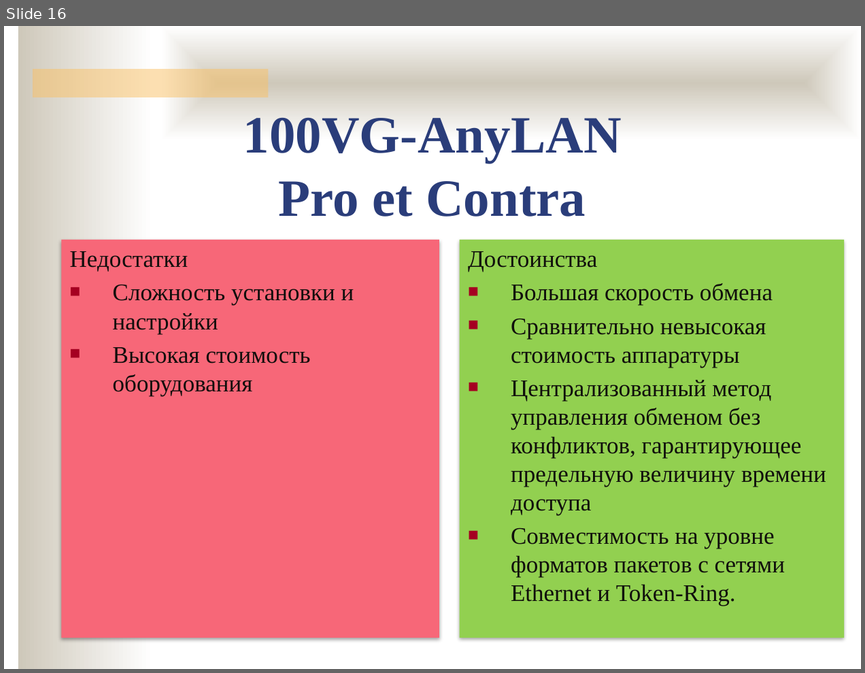
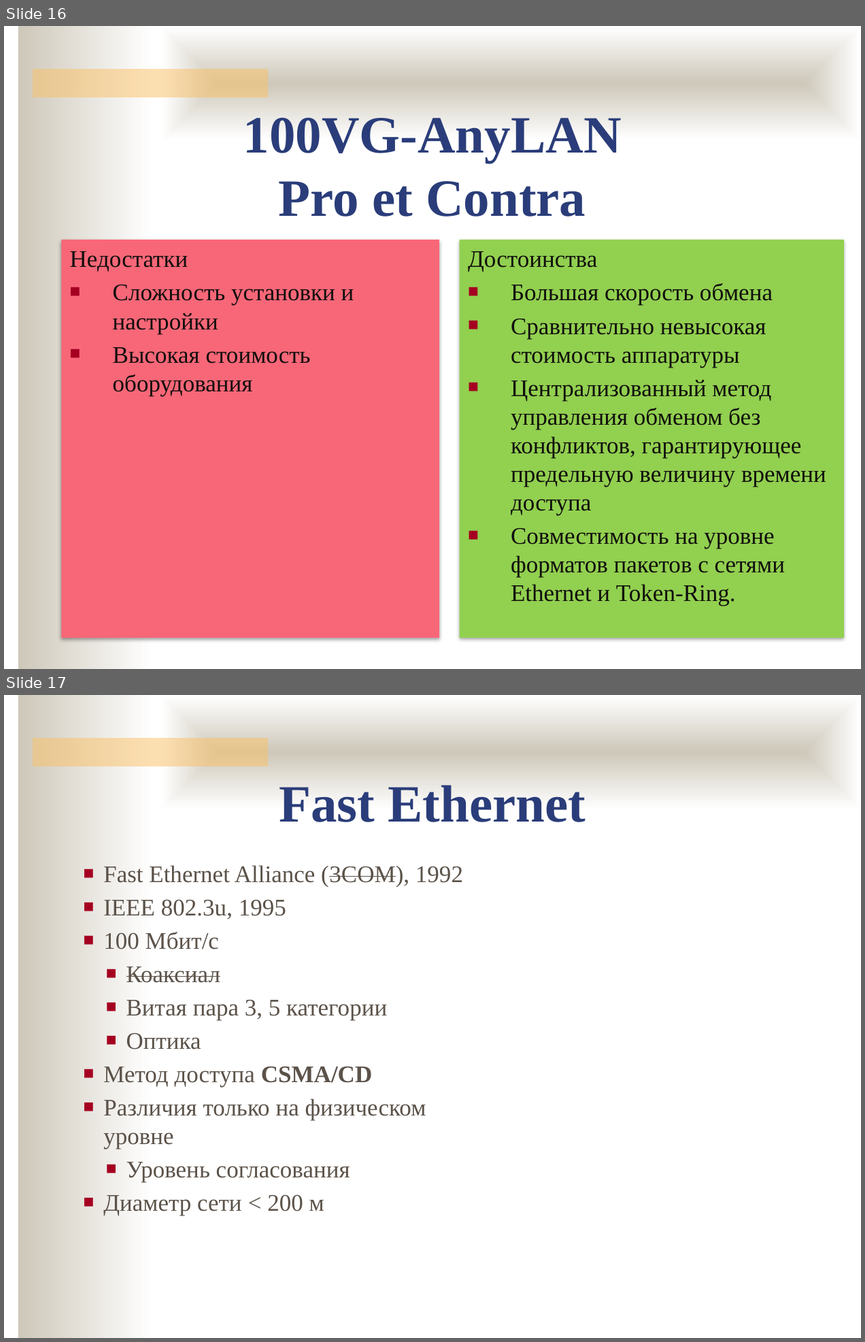
Before and after one commit to ukoloff/nets, a slide deck: 06.pptx. Shown one above the other, each under a label of ours: slide 16 before the commit, slides 16 and 17 after it. The pictures are 865x673 and 865x1342 pixels, drawn with LibreOffice and Linux fonts; fonts in the diff are those of the drawing; background and template pictures are left out. Boxes give left, top, right and bottom in pixels: in the first picture for what was removed or moved away, otherwise in the second. Text is boxed around its words. In the diff, an @@ line names an element or a change of style, - is before the commit and + after.

```diff
--- a/06.pptx
+++ b/06.pptx
@@ slide 17 added at (4, 695, 861, 1338), background #FFFFFF; not listed: 3 template elements that a slide beside it also shows @@
@@ text added at (279, 785, 585, 822), 44 pt, text #2A3D7A, bold @@
+Fast Ethernet
@@ text added at (103, 865, 463, 1215), 20 pt, text #5B5249 @@
+■ Fast Ethernet Alliance (3COM), 1992
+■ IEEE 802.3u, 1995
+■ 100 Мбит/c
+  ■ Коаксиал
+  ■ Витая пара 3, 5 категории
+  ■ Оптика
+■ Метод доступа CSMA/CD
+■ Различия только на физическом уровне
+  ■ Уровень согласования
+■ Диаметр сети < 200 м
```
Also in this commit, not shown: 7 other slides added.
